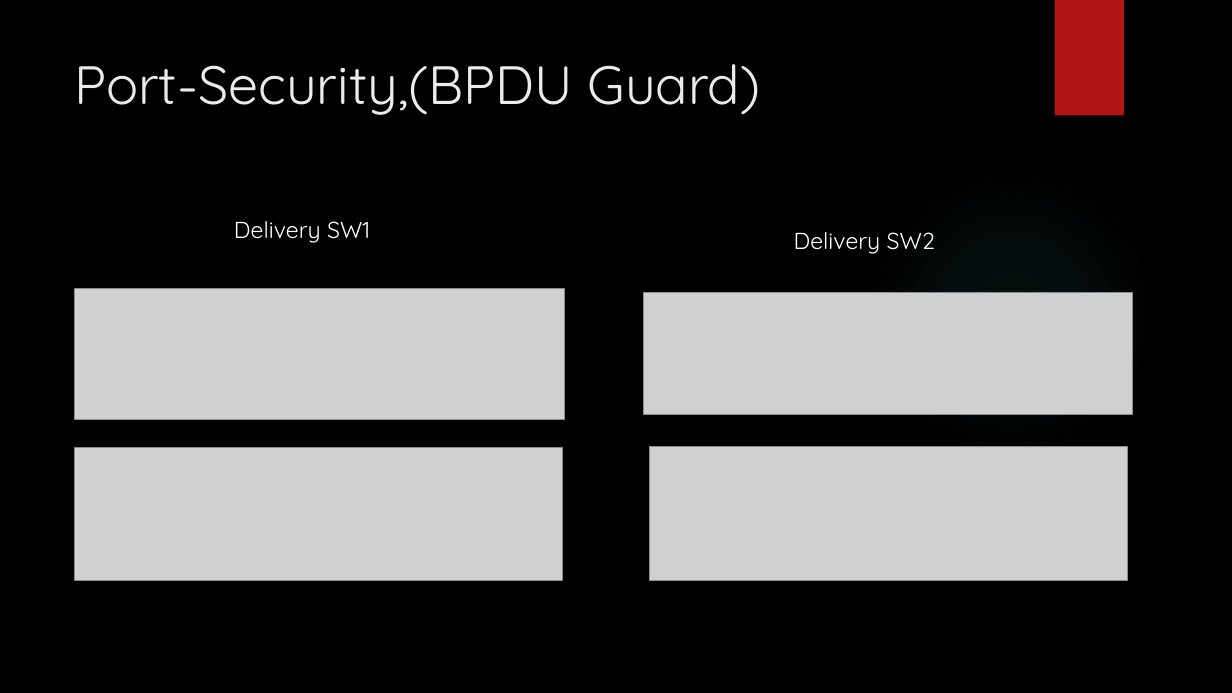
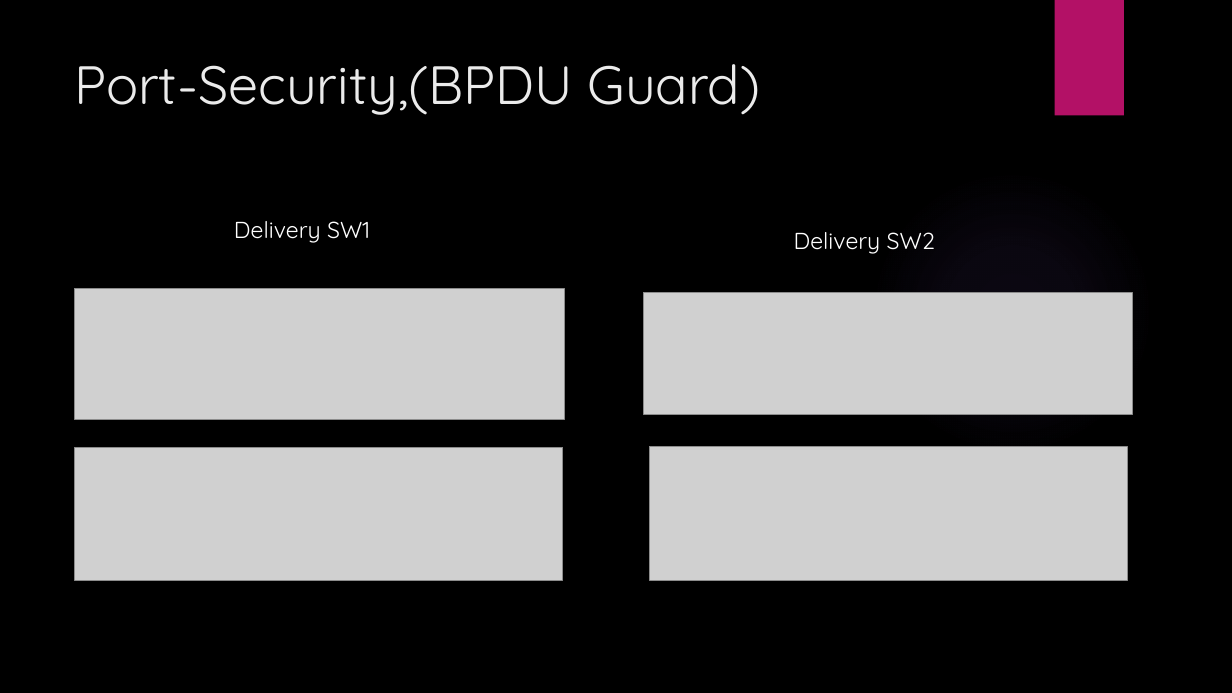
Before and after one commit to LajkaK2006/BorsodNet, a slide deck: slide 7 of Tacos KFT.pptx. Drawn at 1232x693 pixels with LibreOffice and Linux fonts; fonts in the diff are those of the drawing; grey boxes stand for pictures; background and template pictures are left out. Boxes give left, top, right and bottom in pixels: in the first picture for what was removed or moved away, otherwise in the second. Text is boxed around its words. In the diff, an @@ line names an element or a change of style, - is before the commit and + after.

```diff
--- a/Tacos KFT.pptx
+++ b/Tacos KFT.pptx
@@ rectangle at [1055,0,1124,116]: fill #B01513 to #B31166 @@
```
Also in this commit, not shown: 16 other slides changed, 3 slides added, 1 slide removed.
